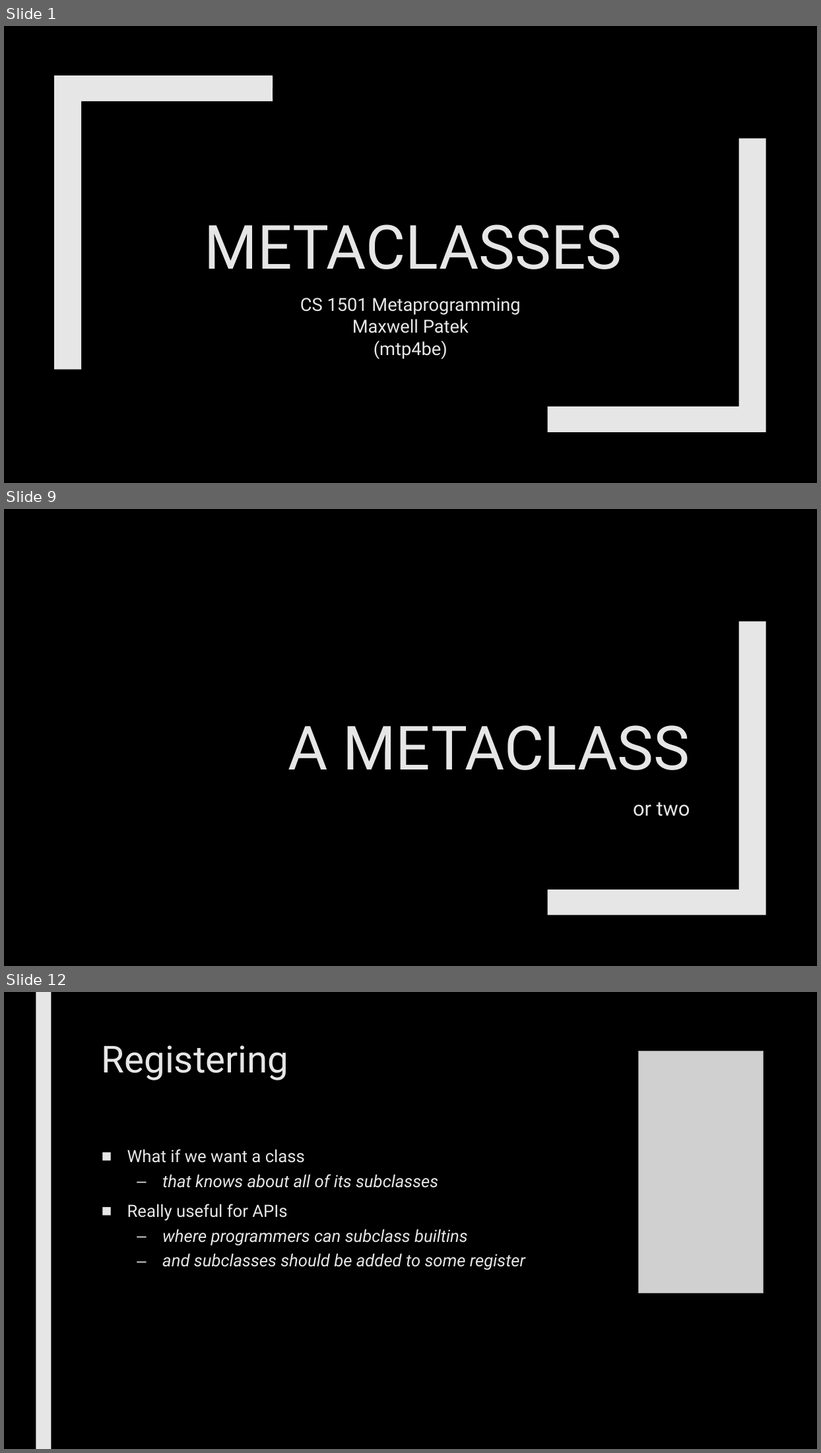
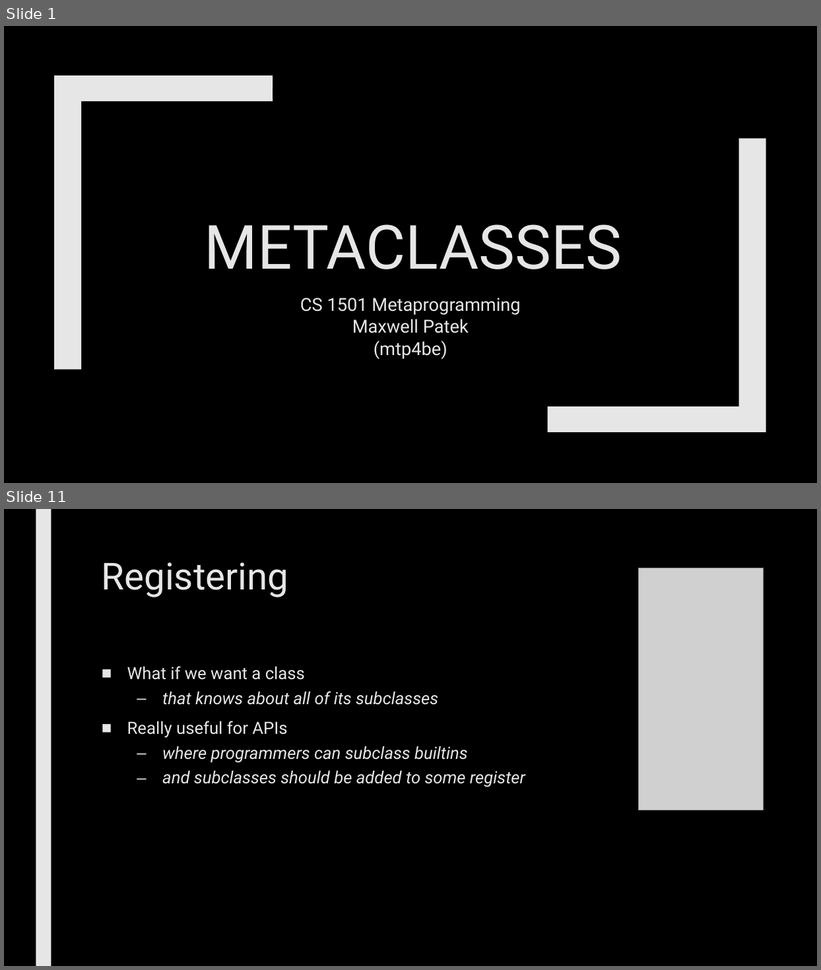
Before and after one commit to max7patek/metaprogramming, a slide deck: slides/05-Metaclasses.pptx. Shown one above the other, each under a label of ours: slides 1, 9 and 12 before the commit, slides 1 and 11 after it; the slides between them are not shown. The pictures are 821x1453 and 821x970 pixels, drawn with LibreOffice and Linux fonts; fonts in the diff are those of the drawing; grey boxes stand for pictures. Boxes give left, top, right and bottom in pixels: in the first picture for what was removed or moved away, otherwise in the second. Text is boxed around its words. In the diff, an @@ line names an element or a change of style, - is before the commit and + after.

```diff
--- a/slides/05-Metaclasses.pptx
+++ b/slides/05-Metaclasses.pptx
@@ slide 9 removed at bbox=[4, 509, 817, 966], background #000000 @@
@@ freeform shape removed at bbox=[548, 621, 766, 916] @@
@@ title removed at bbox=[288, 725, 690, 770] @@
-A METACLASS
@@ text removed at bbox=[633, 802, 690, 817] @@
-or two
@@ what was slide 12 is now slide 11 @@
```
Also in this commit, not shown: 10 slides changed, 3 slides added, 9 other slides removed.
